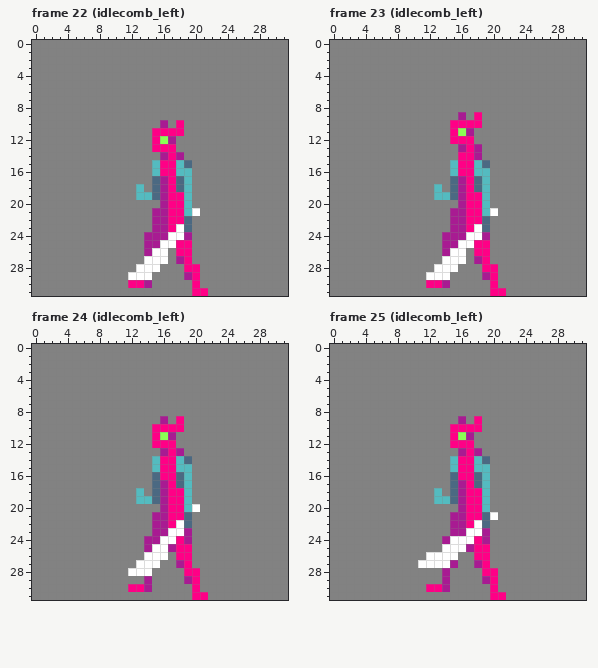
Two versions of one pixel-art file, Assets/Art/MrFish.aseprite. The picture above was drawn from the file before the commit.
32x32 pixels, 103 frames. Shown: frame 22 (idlecomb_left), frame 23 (idlecomb_left), frame 24 (idlecomb_left), frame 25 (idlecomb_left). The commit also changed other frames, which this record leaves out.
Once edited:
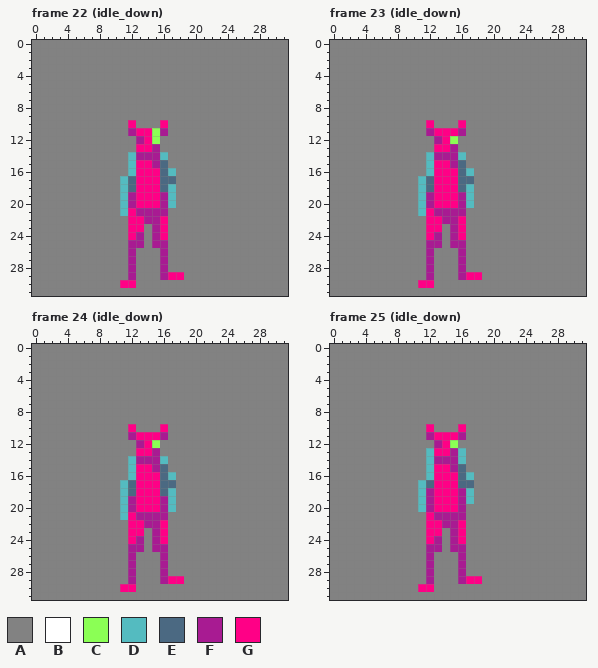
Palette (. is transparent): A #828282  B #ffffff  C #8bff55  D #54bbc0  E #4b6982  F #a81b92  G #ff0086
The commit says: adds missing idle animations
What changed:
Changed rows in their new state; - is an unchanged pixel.
Frame 22 (idle_down), layers "armnear", "weaponnear", "body":
first column x 11:
10 -G---G-A---
11 -FGGCFAA---
12 --FGCAA----
13 --GGFAA----
14 -DFFFDAA---
15 -DGGFEAAA--
16 -DGGGEDAA--
17 DEGGGEEAA--
18 DEGGGEDAA--
19 DFGGG-DAA--
20 DFGGG-DAA--
21 DGFF--AAAA-
22 -GGF-GAAA--
23 -GG--GAAA--
24 -GFA-GAAA--
25 -FFA-FAAA--
26 -F-AAF-AA--
27 -F-AAF-AA--
28 -FAAAF--AA-
29 -FAA-FGGAA-
30 G-AA-----A-
31 ---------AA
Frame 23 (idle_down), layers "armnear", "weaponnear", "body":
first column x 11:
 9 -----A-A---
10 -G--A-AA---
11 -FGG-FA----
12 --FGCAA----
13 --GGFAAA---
14 -DFFFDAA---
15 -DGGFEAAA--
16 -DGGGEDAA--
17 DEGGGEEAA--
18 DEGGGEDAA--
19 DFGGG-DAA--
20 DFGGG-DAA--
21 DGFF--AAAA-
22 -GGF-GAAA--
23 -GG--GAAA--
24 -GFA-GAAA--
25 -FFA-FAAA--
26 -F-AAF-AA--
27 -F-AAF-AA--
28 -FAAAF--AA-
29 -FAA-FGGAA-
30 G-AA-----A-
31 ---------AA
Frame 24 (idle_down), layers "armnear", "weaponnear", "body":
first column x 11:
 9 -----A-A---
10 -G--A-AA---
11 -FGG-FA----
12 --FGCAA----
13 --GGFAAA---
14 -DFFFDAAA--
15 -DGGFEAAA--
16 -DGGGEDAA--
17 DEGGGEEAA--
18 DEGGGEDAA--
19 DFGGG-DAA--
20 DFGGG-DAAA-
21 DGFF--AAA--
22 -GGF-GAAA--
23 -GG--GAAA--
24 -GFA-GAAA--
25 -FFAFFAAA--
26 -F-AAF-AA--
27 -FAAAF-AA--
28 -FAA-F--AA-
29 -F-A-FGGAA-
30 G-AA-----A-
31 ---------AA
Frame 25 (idle_down), layers "armnear", "weaponnear", "body":
first column x 11:
 9 -----A-A---
10 -G--A-AA---
11 -FGG-FA----
12 --FGCAA----
13 -DGGFDAA---
14 -DFFFDAAA--
15 -DGGFEAAA--
16 -DGGGEDAA--
17 DEGGGEEAA--
18 DFGGG-DAA--
19 DFGGG-DAA--
20 DFGGG-AAA--
21 -GFF--AAAA-
22 -GGF-GAAA--
23 -GG--GAAA--
24 -GFAFGAAA--
25 -FFAFFAAA--
26 -FAAAF-AA--
27 AFAAAF-AA--
28 -F-A-F--AA-
29 -F-A-FGGAA-
30 G-AA-----A-
31 ---------AA
Boxes around the changes in both pictures, in picture pixels (x1, y1, x2, y2):
changed: (120, 120, 208, 296)
changed: (418, 112, 506, 296)
changed: (120, 416, 208, 600)
changed: (418, 416, 506, 600)
